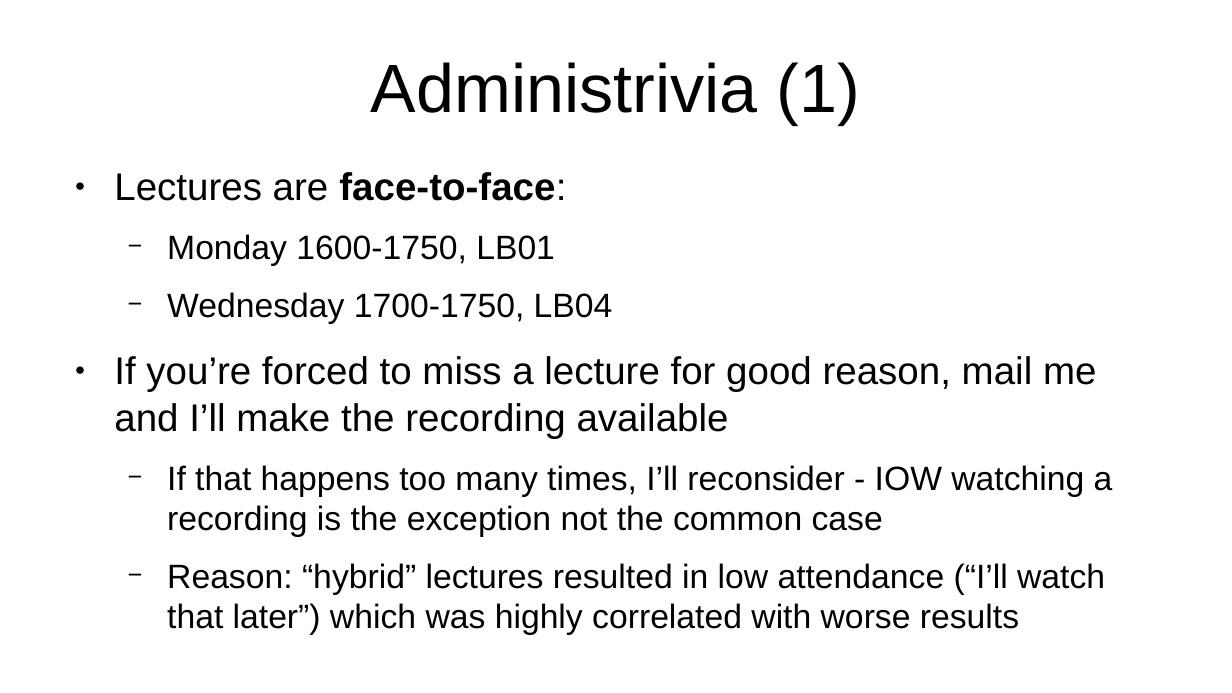
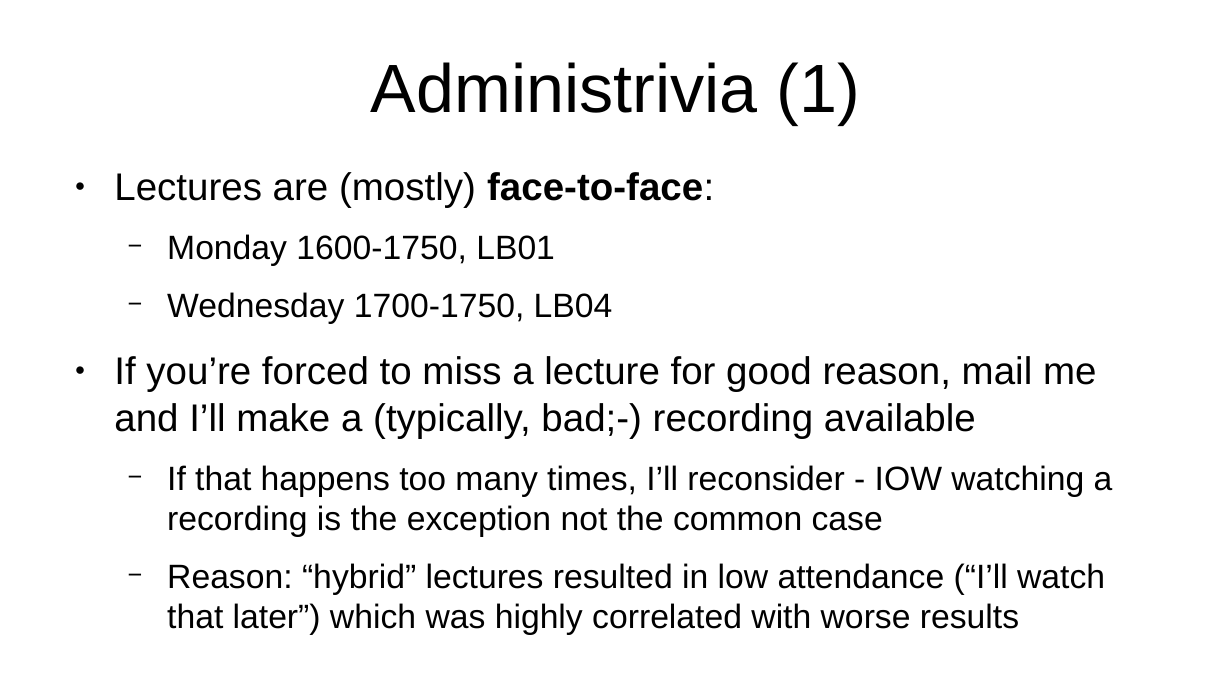
Before and after one commit to sftcd/cs7053, a slide deck: slide 2 of 2024lectures/00-quick-intro.odp. Drawn at 1232x693 pixels with LibreOffice and Linux fonts; fonts in the diff are those of the drawing. Boxes give left, top, right and bottom in pixels: in the first picture for what was removed or moved away, otherwise in the second. Text is boxed around its words. In the diff, an @@ line names an element or a change of style, - is before the commit and + after.

```diff
--- a/2024lectures/00-quick-intro.odp
+++ b/2024lectures/00-quick-intro.odp
@@ text at bbox=[114, 172, 714, 208]: text changed @@
-● Lectures are face-to-face:
+● Lectures are (mostly) face-to-face:
@@ text at bbox=[114, 356, 1096, 438]: text changed @@
-● If you’re forced to miss a lecture for good reason, mail me and I’ll make the recording available
+● If you’re forced to miss a lecture for good reason, mail me and I’ll make a (typically, bad;-) recording available
```
Also in this commit, not shown: 1 other slide changed, 1 slide added, 4 other files.
